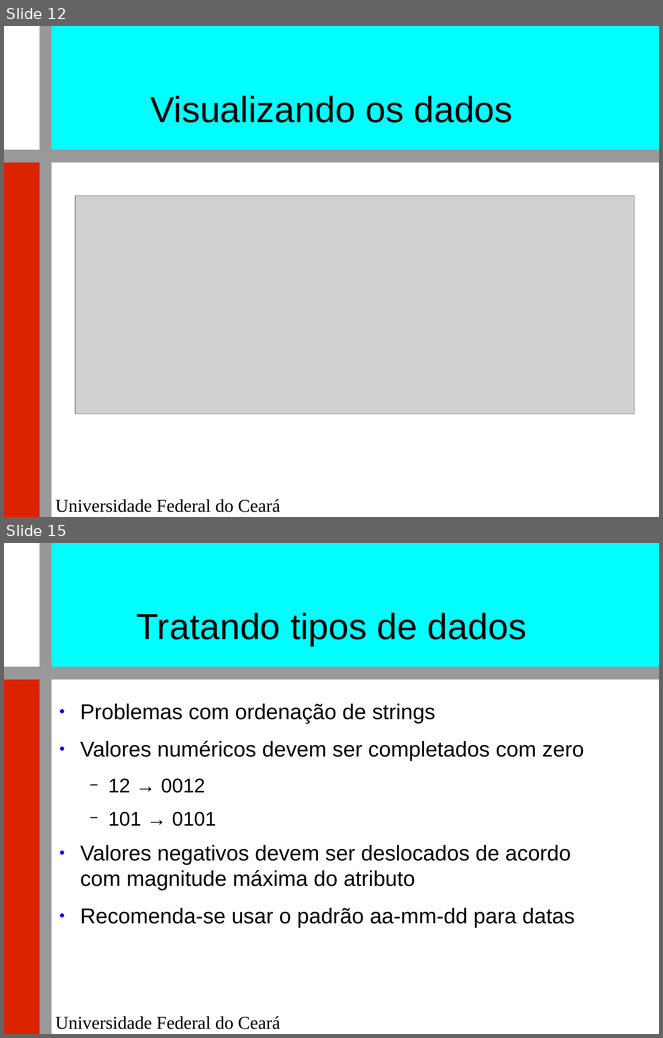
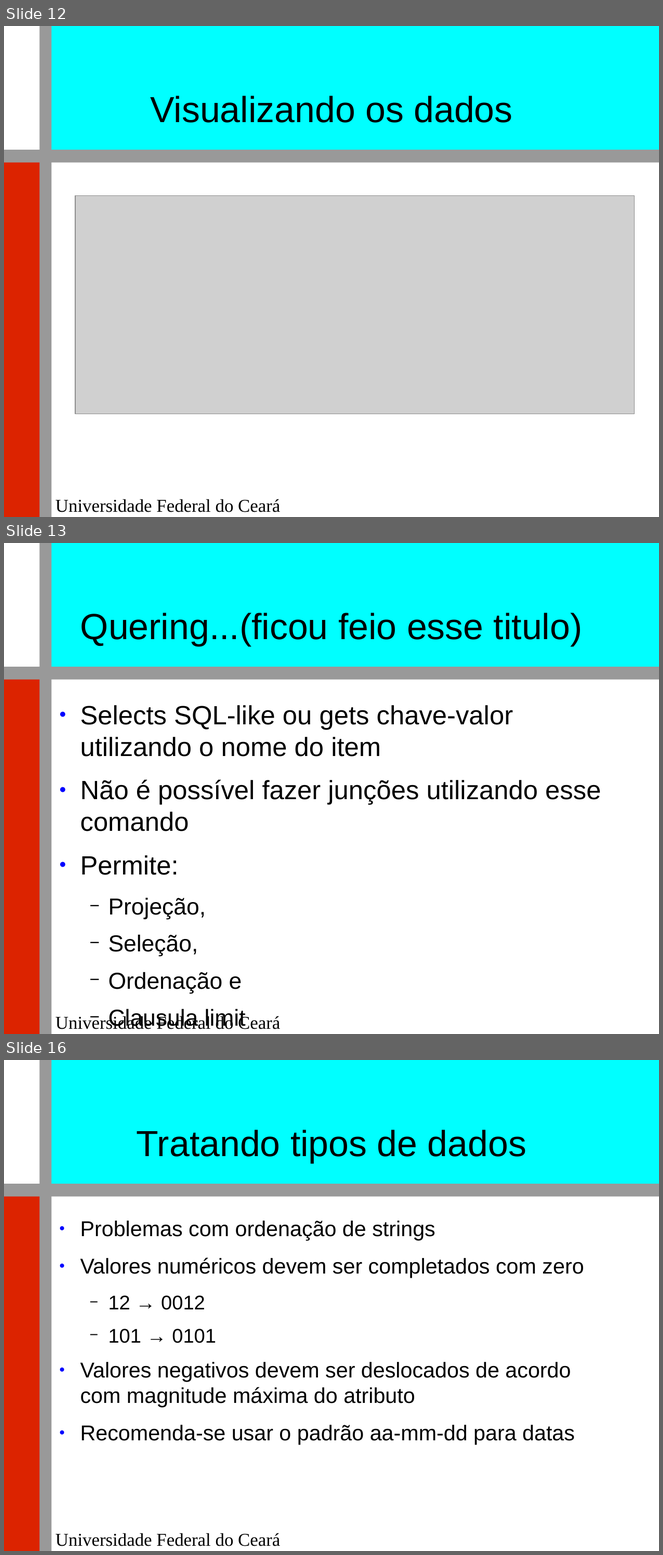
Before and after one commit to renatocjn/NoSQL_TF, a slide deck: Apresentação.odp. Shown one above the other, each under a label of ours: slides 12 and 15 before the commit, slides 12, 13 and 16 after it; the slides between them are not shown. The pictures are 663x1038 and 663x1555 pixels, drawn with LibreOffice and Linux fonts; fonts in the diff are those of the drawing; grey boxes stand for pictures; background and template pictures are left out. Boxes give left, top, right and bottom in pixels: in the first picture for what was removed or moved away, otherwise in the second. Text is boxed around its words. In the diff, an @@ line names an element or a change of style, - is before the commit and + after.

Commit message:
select

```diff
--- a/Apresentação.odp
+++ b/Apresentação.odp
@@ slide 13 added at <box>4,543,659,1034</box>, background #FFFFFF; not listed: 5 template elements that a slide beside it also shows @@
@@ title added at <box>80,613,583,646</box>, 44 pt, text #000000 @@
+Quering...(ficou feio esse titulo)
@@ text added at <box>80,705,601,994</box>, 32 pt, text #000000 @@
+● Selects SQL-like ou gets chave-valor utilizando o nome do item
+● Não é possível fazer junções utilizando esse comando
+● Permite:
+  − Projeção,
+  − Seleção,
+  − Ordenação e
+  − Clausula limit
@@ what was slide 15 is now slide 16 @@
```
Also in this commit, not shown: 2 slides changed, 1 other slide added, 1 slide removed.
